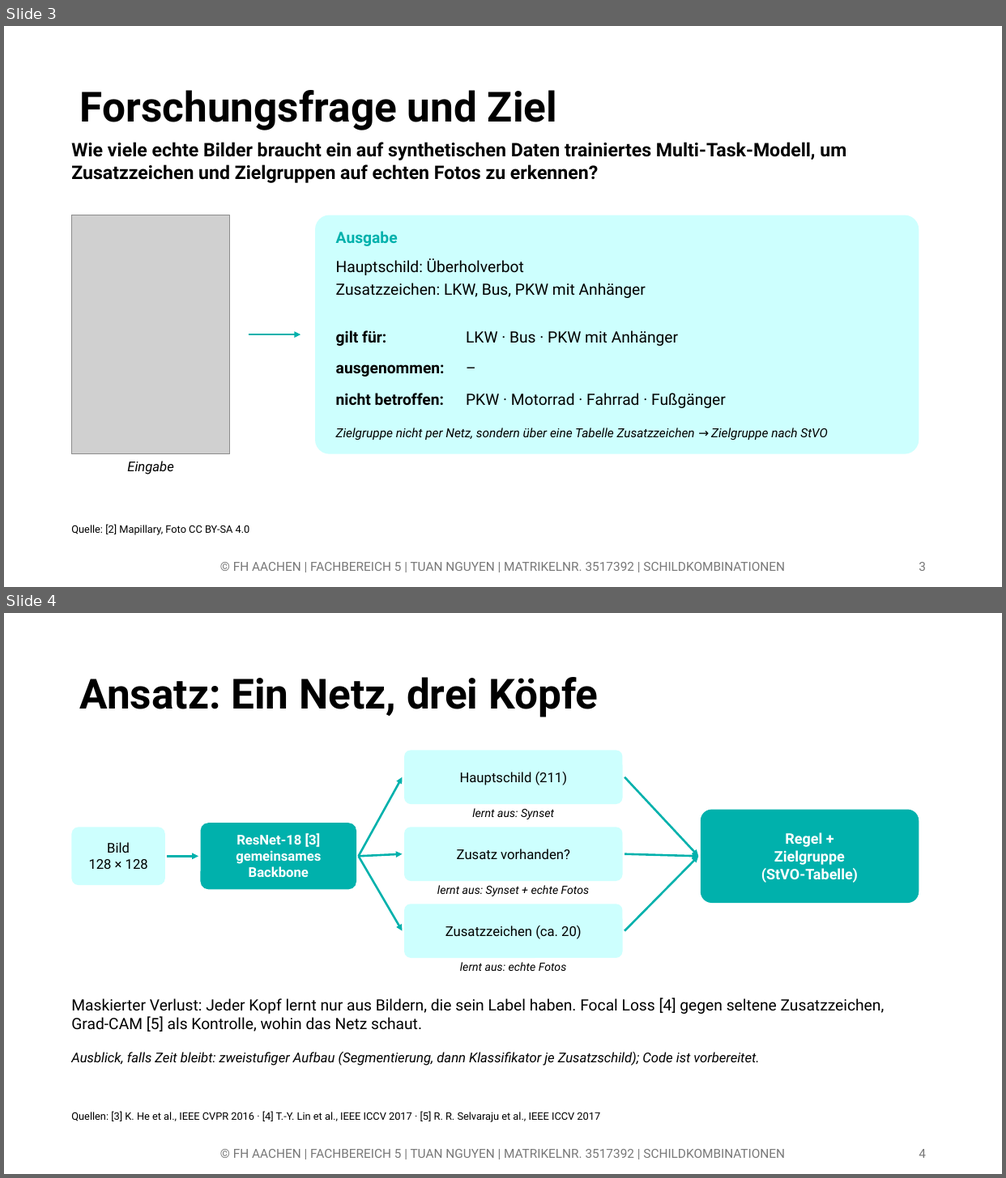
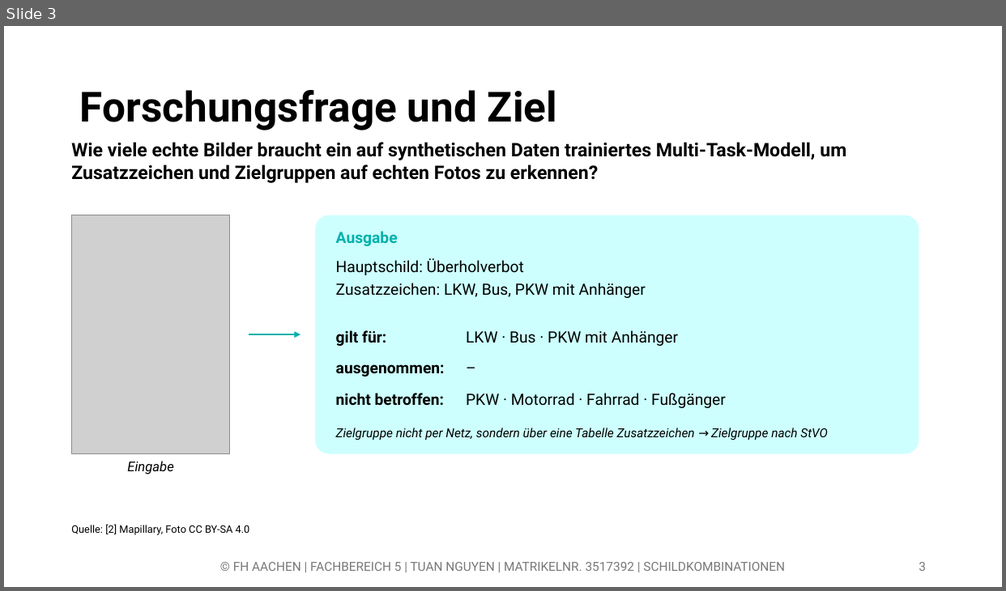
Before and after one commit to tuananh-aa-2001/Traffic-Sign-Recognition-System, a slide deck: praesentationen/01_einstiegspraesentation.pptx. Shown one above the other, each under a label of ours: slides 3 and 4 before the commit, slide 3 after it. The pictures are 1006x1178 and 1006x591 pixels, drawn with LibreOffice and Linux fonts; fonts in the diff are those of the drawing; grey boxes stand for pictures; background and template pictures are left out. Boxes give left, top, right and bottom in pixels: in the first picture for what was removed or moved away, otherwise in the second. Text is boxed around its words. In the diff, an @@ line names an element or a change of style, - is before the commit and + after.

```diff
--- a/praesentationen/01_einstiegspraesentation.pptx
+++ b/praesentationen/01_einstiegspraesentation.pptx
@@ slide 4 removed at [4,613,1002,1174], background #FFFFFF @@
@@ title removed at [80,677,598,717] @@
-Ansatz: Ein Netz, drei Köpfe
@@ rounded rectangle removed at [404,750,623,804] @@
-Hauptschild (211)
@@ arrow removed from (359, 856) to (403, 777) @@
@@ arrow removed from (624, 777) to (699, 856) @@
@@ rounded rectangle removed at [71,827,165,885] @@
-Bild
-128 × 128
@@ rounded rectangle removed at [200,824,356,890] @@
-ResNet-18 [3]
-gemeinsames Backbone
@@ rounded rectangle removed at [404,827,623,881] @@
-Zusatz vorhanden?
@@ text removed at [472,808,554,820] @@
-lernt aus: Synset
@@ rounded rectangle removed at [701,809,919,903] @@
-Regel +
-Zielgruppe
-(StVO-Tabelle)
@@ arrow removed from (359, 856) to (403, 854) @@
@@ arrow removed from (624, 854) to (699, 856) @@
@@ arrow removed from (167, 856) to (198, 856) @@
@@ arrow removed from (359, 856) to (403, 931) @@
@@ arrow removed from (624, 931) to (699, 856) @@
@@ text removed at [437,885,590,897] @@
-lernt aus: Synset + echte Fotos
@@ rounded rectangle removed at [404,905,623,958] @@
-Zusatzzeichen (ca. 20)
@@ text removed at [460,962,566,971] @@
-lernt aus: echte Fotos
@@ text removed at [71,998,884,1032] @@
-Maskierter Verlust: Jeder Kopf lernt nur aus Bildern, die sein Label haben. Focal Loss [4] gegen seltene Zusatzzeichen, Grad-CAM [5] als Kontrolle, wohin das Netz schaut.
@@ text removed at [71,1052,759,1066] @@
-Ausblick, falls Zeit bleibt: zweistufiger Aufbau (Segmentierung, dann Klassifikator je Zusatzschild); Code ist vorbereitet.
@@ text removed at [71,1111,600,1122] @@
-Quellen: [3] K. He et al., IEEE CVPR 2016 · [4] T.-Y. Lin et al., IEEE ICCV 2017 · [5] R. R. Selvaraju et al., IEEE ICCV 2017
@@ text removed at [233,1149,785,1158] @@
-© FH AACHEN | FACHBEREICH 5 | TUAN NGUYEN | MATRIKELNR. 3517392 | SCHILDKOMBINATIONEN
@@ page number removed at [918,1149,926,1158] @@
-4
```
Also in this commit, not shown: 1 slide changed, 2 other slides removed.
